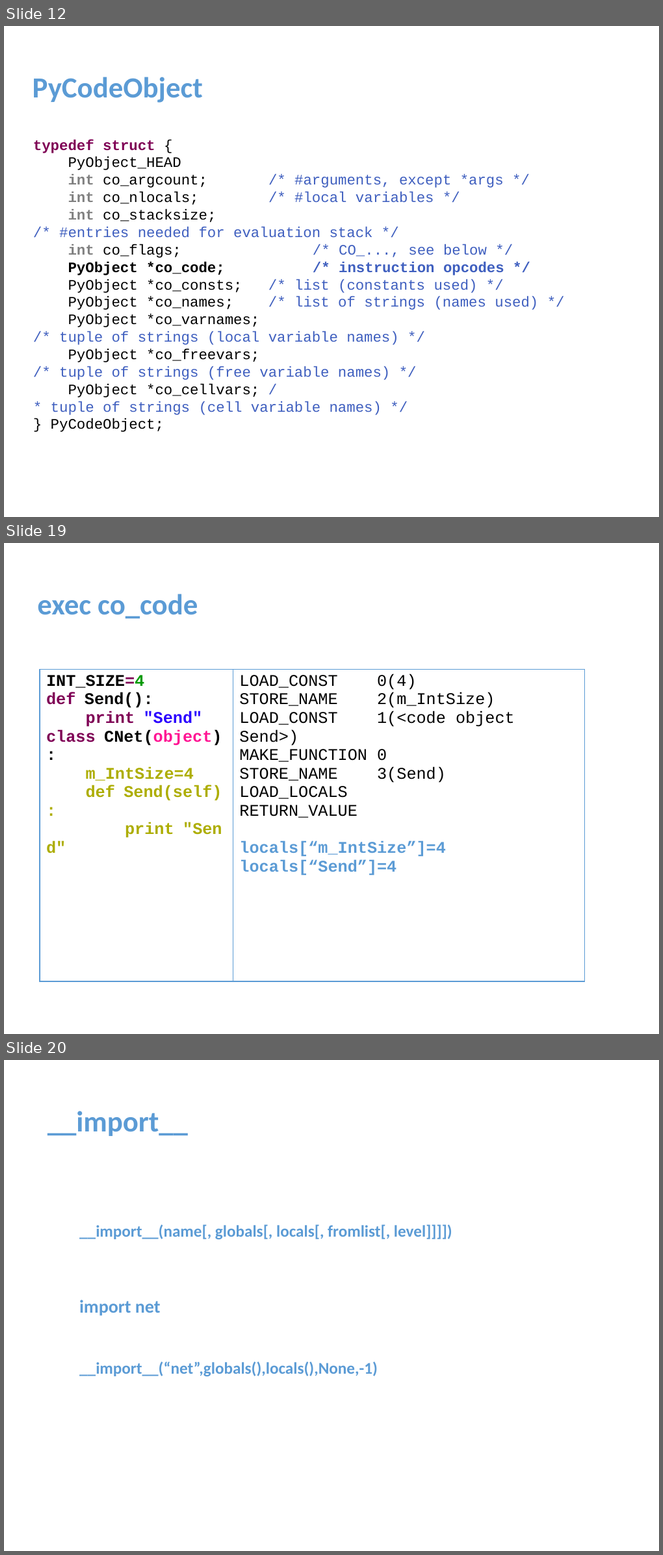
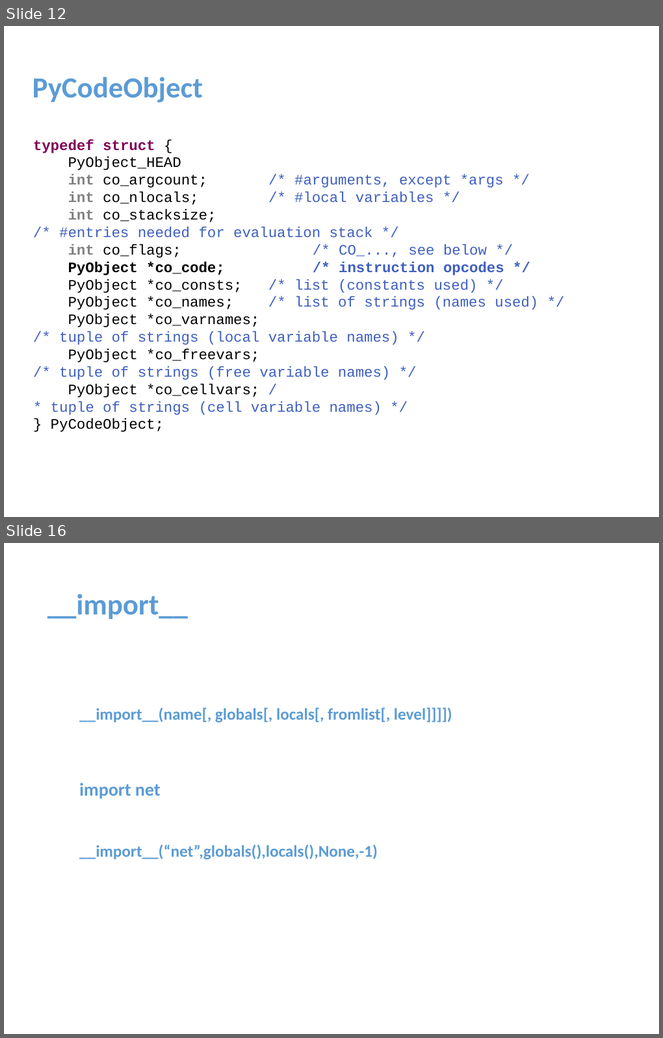
Before and after one commit to menfeng/studynote, a slide deck: python/source code/import/import.pptx. Shown one above the other, each under a label of ours: slides 12, 19 and 20 before the commit, slides 12 and 16 after it; the slides between them are not shown. The pictures are 663x1555 and 663x1038 pixels, drawn with LibreOffice and Linux fonts; fonts in the diff are those of the drawing. Boxes give left, top, right and bottom in pixels: in the first picture for what was removed or moved away, otherwise in the second. Text is boxed around its words. In the diff, an @@ line names an element or a change of style, - is before the commit and + after.

```diff
--- a/python/source code/import/import.pptx
+++ b/python/source code/import/import.pptx
@@ slide 19 removed at (4,543,659,1034), background #FFFFFF @@
@@ text removed at (37,594,198,619) @@
-exec co_code
@@ table removed at (40,670,585,982), 1 rows, 2 columns @@
-INT_SIZE=4 / def Send(): / print "Send" / class CNet(object): / m_IntSize=4 / def Send(self): / print "Send" | LOAD_CONST 0(4) / STORE_NAME 2(m_IntSize) / LOAD_CONST 1(<code object Send>) / MAKE_FUNCTION 0 / STORE_NAME 3(Send) / LOAD_LOCALS / RETURN_VALUE / locals[“m_IntSize”]=4 / locals[“Send”]=4
@@ what was slide 20 is now slide 16 @@
```
Also in this commit, not shown: 3 slides changed, 23 slides added, 4 other slides removed.
